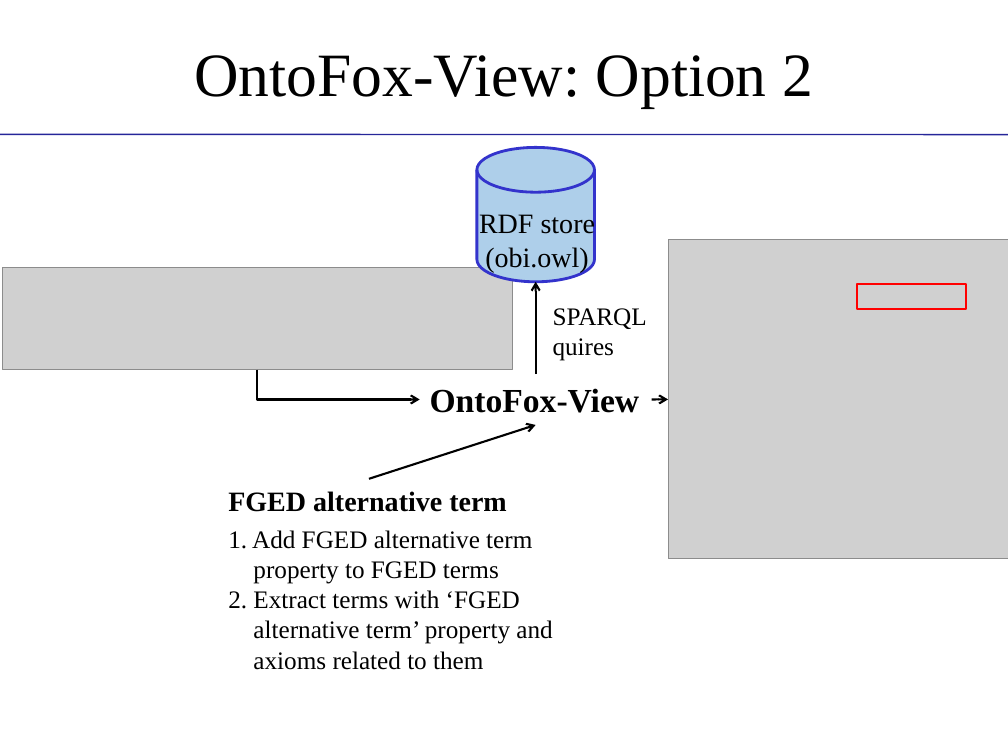
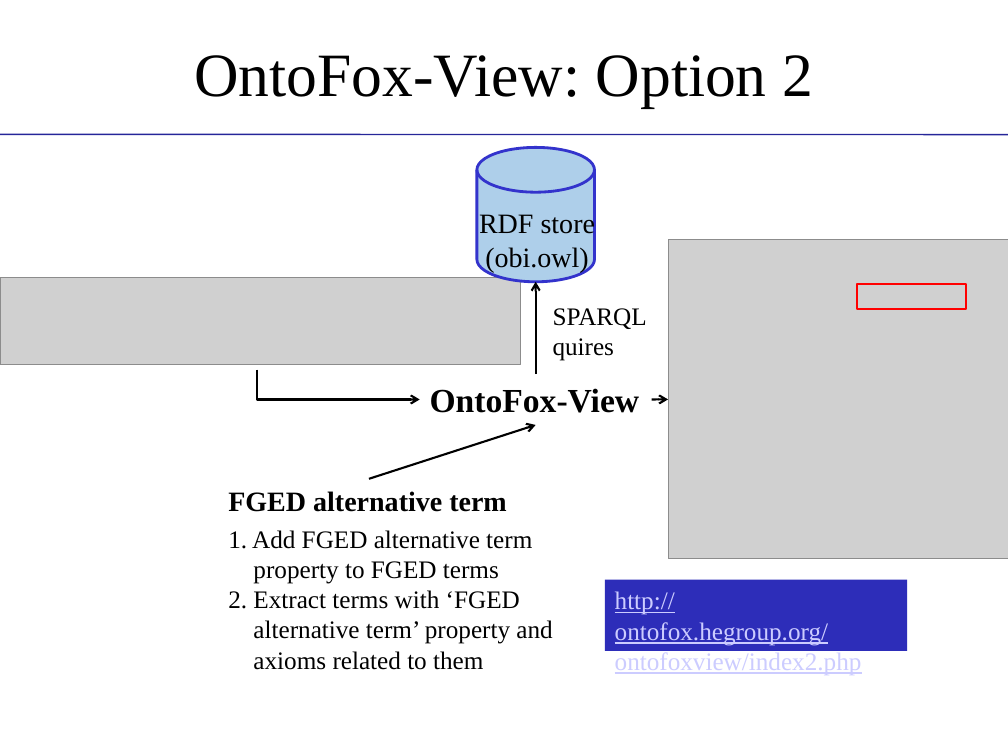
Before and after one commit to obi-ontology/obi-legacy-svn, a slide deck: slide 16 of trunk/docs/presentations/OBI tutorial July 2011 ICBO/MIREOT-View.pptx. Drawn at 1008x756 pixels with LibreOffice and Linux fonts; fonts in the diff are those of the drawing; grey boxes stand for pictures; background and template pictures are left out. Boxes give left, top, right and bottom in pixels: in the first picture for what was removed or moved away, otherwise in the second. Text is boxed around its words. In the diff, an @@ line names an element or a change of style, - is before the commit and + after.

```diff
--- a/trunk/docs/presentations/OBI tutorial July 2011 ICBO/MIREOT-View.pptx
+++ b/trunk/docs/presentations/OBI tutorial July 2011 ICBO/MIREOT-View.pptx
@@ picture resized from (x1=2, y1=267, x2=512, y2=369) to (x1=0, y1=277, x2=521, y2=365) @@
@@ rectangle added at (x1=605, y1=580, x2=907, y2=651), fill #2D2DB9, 18 pt, text #CCCCFF, underline @@
+http://ontofox.hegroup.org/ontofoxview/index2.php
```
Also in this commit, not shown: 3 other slides changed.
